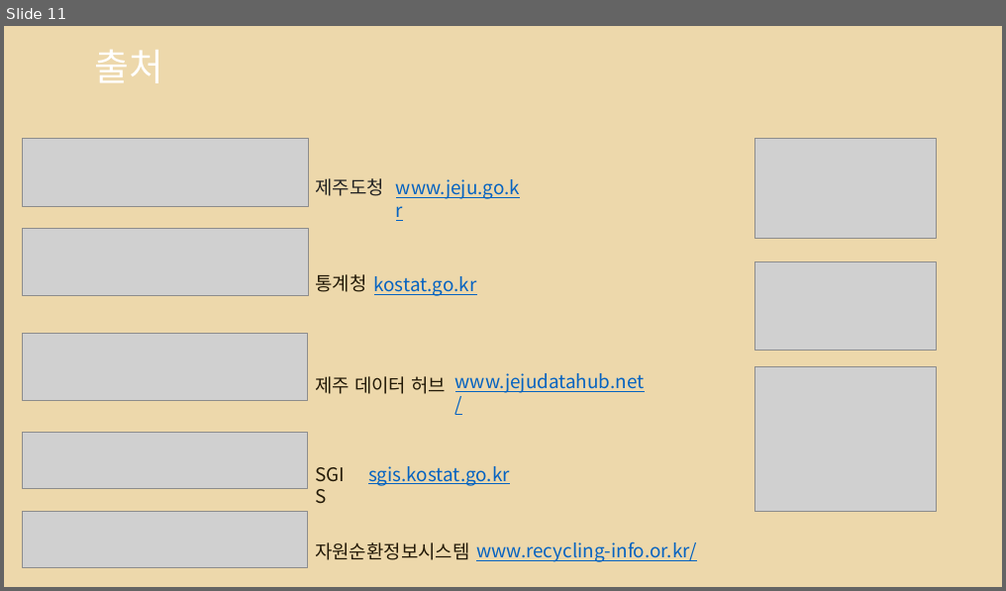
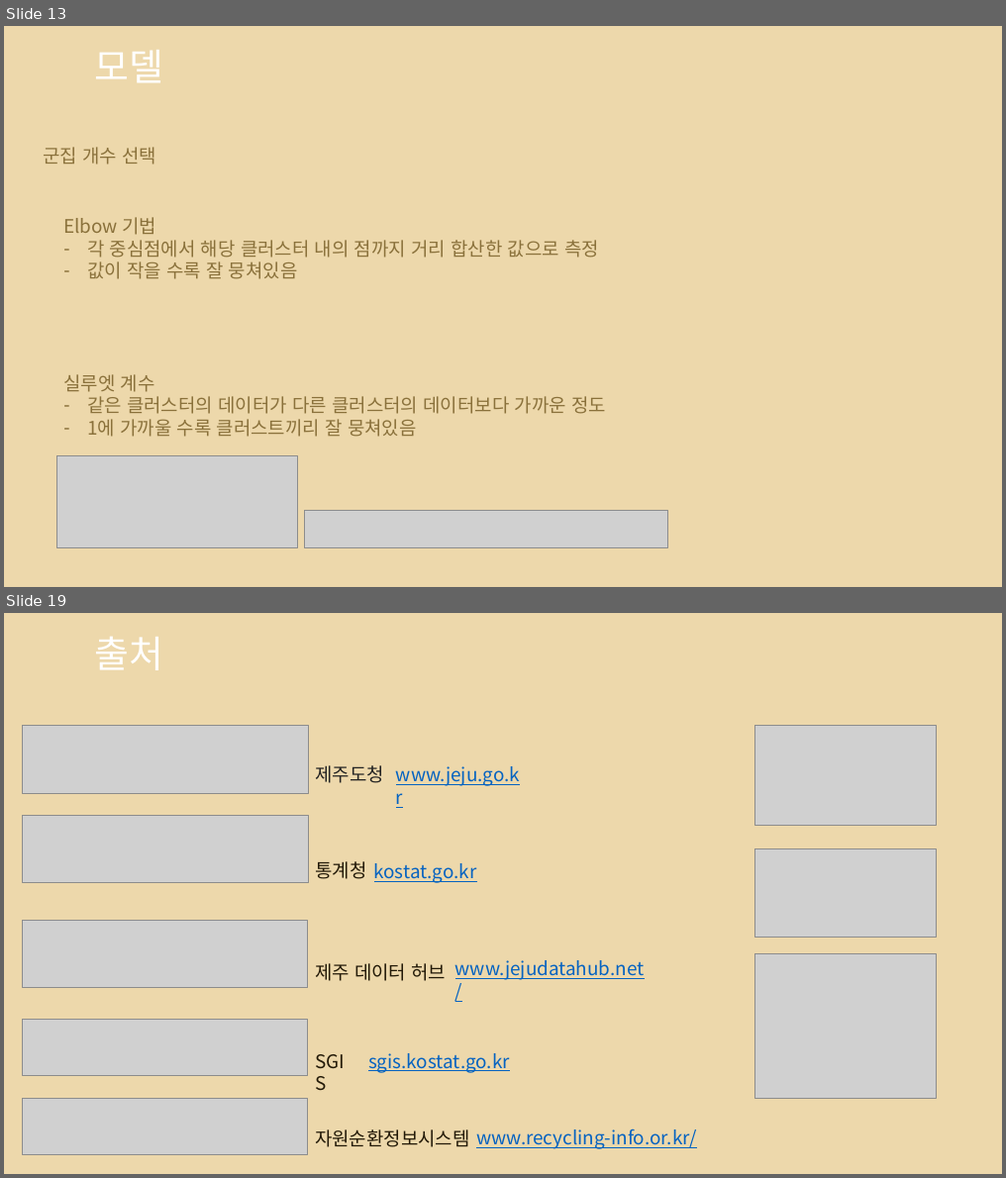
Before and after one commit to so-jeong0127/Python-Project, a slide deck: 3조_1차_재활용도움센터 위치 선정.pptx. Shown one above the other, each under a label of ours: slide 11 before the commit, slides 13 and 19 after it; the slides between them are not shown. The pictures are 1006x591 and 1006x1178 pixels, drawn with LibreOffice and Linux fonts; fonts in the diff are those of the drawing; grey boxes stand for pictures; background and template pictures are left out. Boxes give left, top, right and bottom in pixels: in the first picture for what was removed or moved away, otherwise in the second. Text is boxed around its words. In the diff, an @@ line names an element or a change of style, - is before the commit and + after.

```diff
--- a/3조_1차_재활용도움센터 위치 선정.pptx
+++ b/3조_1차_재활용도움센터 위치 선정.pptx
@@ slide 13 added at (4, 26, 1002, 587), background picture (left out) @@
@@ title added at (95, 50, 164, 83), 36 pt, text #FFFFFF @@
+모델
@@ text added at (43, 147, 156, 165), 18 pt, text #8A713B @@
+군집 개수 선택
@@ text added at (63, 217, 599, 279), 18 pt, text #8A713B @@
+Elbow 기법
+– 각 중심점에서 해당 클러스터 내의 점까지 거리 합산한 값으로 측정
+– 값이 작을 수록 잘 뭉쳐있음
@@ text added at (63, 374, 606, 437), 18 pt, text #8A713B @@
+실루엣 계수
+– 같은 클러스터의 데이터가 다른 클러스터의 데이터보다 가까운 정도
+– 1에 가까울 수록 클러스트끼리 잘 뭉쳐있음
@@ picture added at (56, 457, 297, 549) @@
@@ picture added at (304, 511, 667, 549) @@
@@ what was slide 11 is now slide 19 @@
```
Also in this commit, not shown: 8 other slides added, 1 slide removed, 1 other file.
